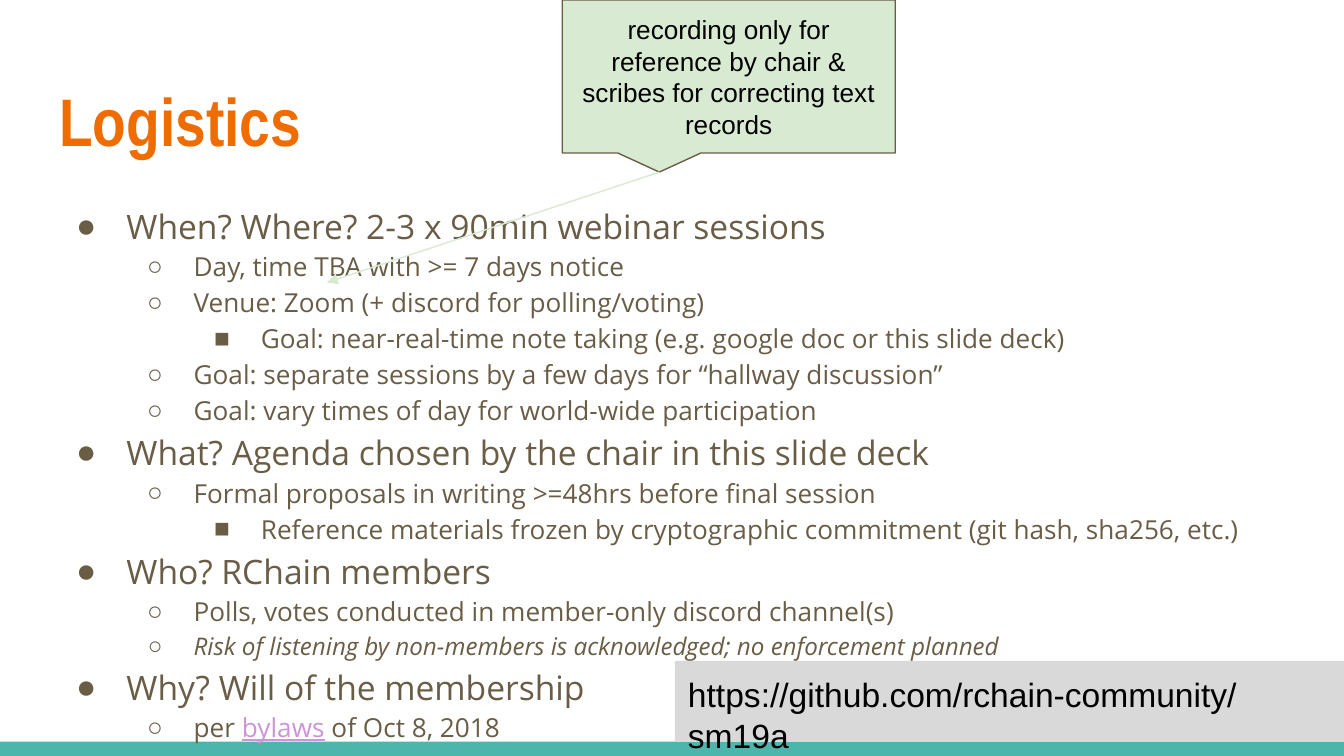
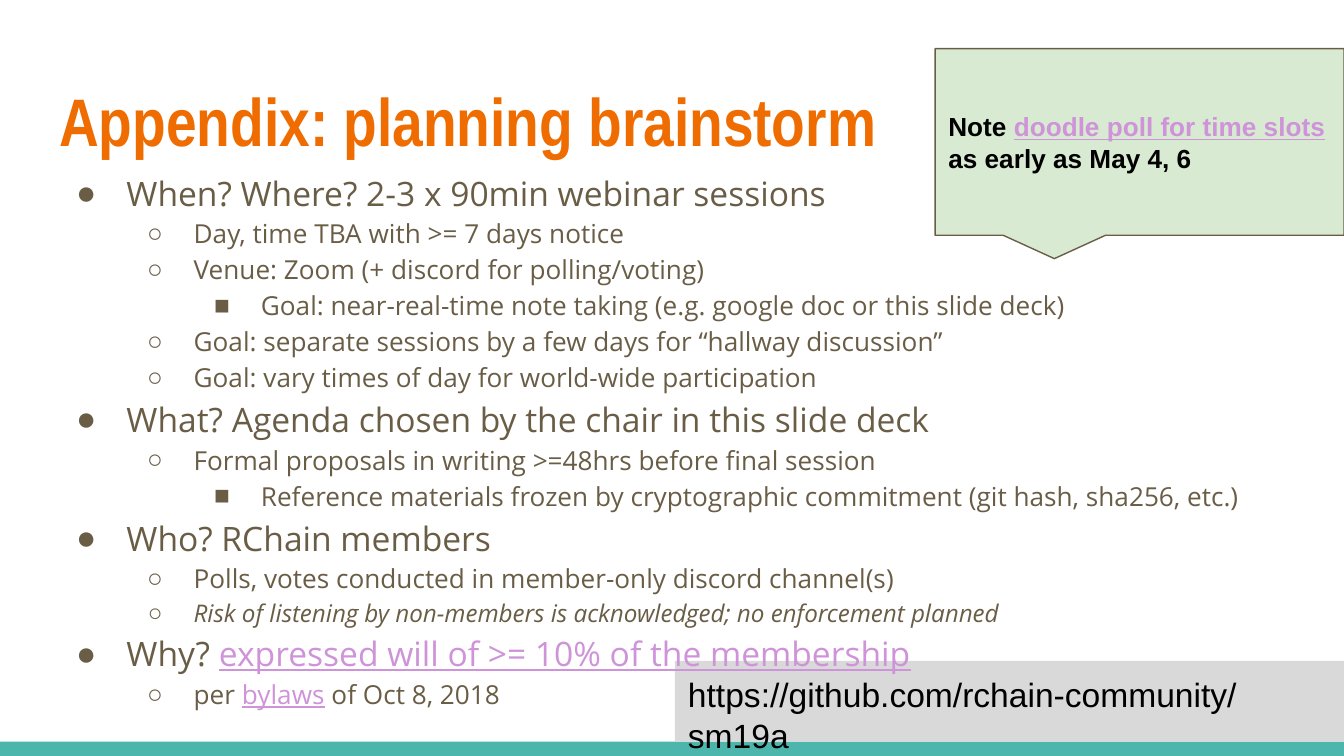
Before and after one commit to rchain-community/sm19a, a slide deck: slide 18 of sm19a-meeting-notes.odp (slide 6 before the commit). Drawn at 1344x756 pixels with LibreOffice and Linux fonts; fonts in the diff are those of the drawing. Boxes give left, top, right and bottom in pixels: in the first picture for what was removed or moved away, otherwise in the second. Text is boxed around its words. In the diff, an @@ line names an element or a change of style, - is before the commit and + after.

Commit message:
meeting slides as of May 4 session

```diff
--- a/sm19a-meeting-notes.odp
+++ b/sm19a-meeting-notes.odp
@@ rounded speech box removed at [562, 0, 895, 153] @@
-recording only for reference by chair & scribes for correcting text records
@@ rounded speech box added at [935, 48, 1344, 235], fill #D9EAD3, outline #695D46 0.74 pt, 14 pt, text #CE93D8, bold, underline @@
+Note doodle poll for time slots as early as May 4, 6
@@ title at [59, 97, 876, 158]: text changed @@
-Logistics
+Appendix: planning brainstorm
@@ text "When? Where? 2-3 x 90min ...": place and size @@
-text "When? Where? 2-3 x 90min ..." at [126, 209, 1238, 661]
+text "When? Where? 2-3 x 90min ..." at [126, 180, 1238, 711]
@@ arrow removed from (660, 172) to (327, 282) @@
@@ text at [126, 640, 910, 674]: text changed; text colour #695D46 to #CE93D8 @@
-● Why? Will of the membership
+● Why? expressed will of >= 10% of the membership
```
Also in this commit, not shown: 4 other slides changed, 12 slides added, 1 slide removed, 2 other files.
